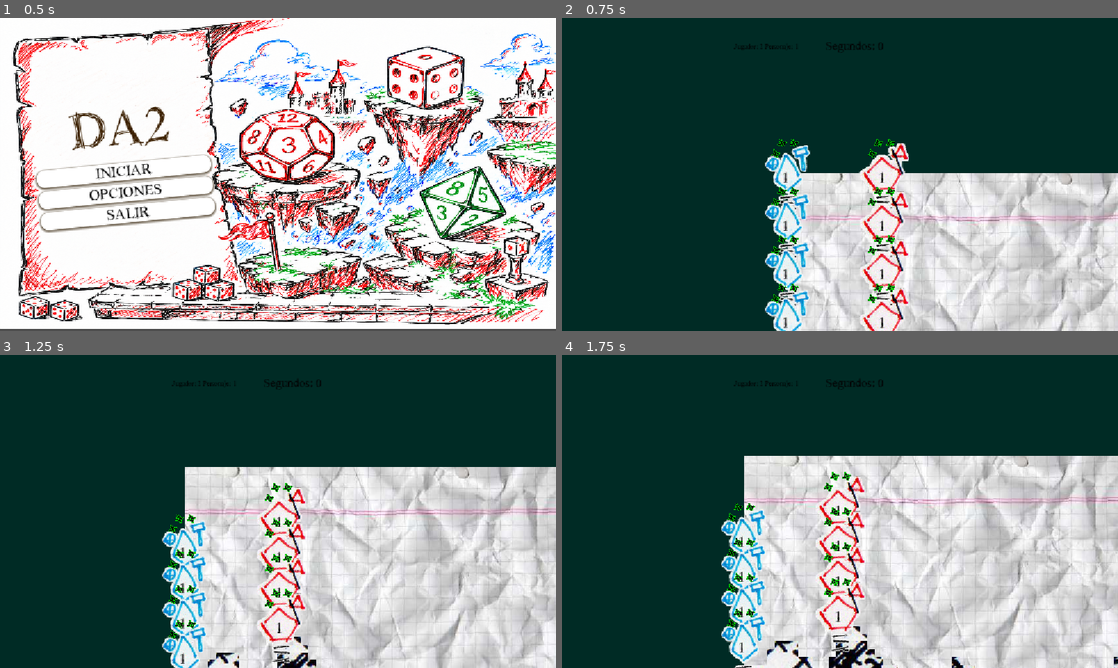
Above: before the commit, frames 1-4 (two rows, left to right).
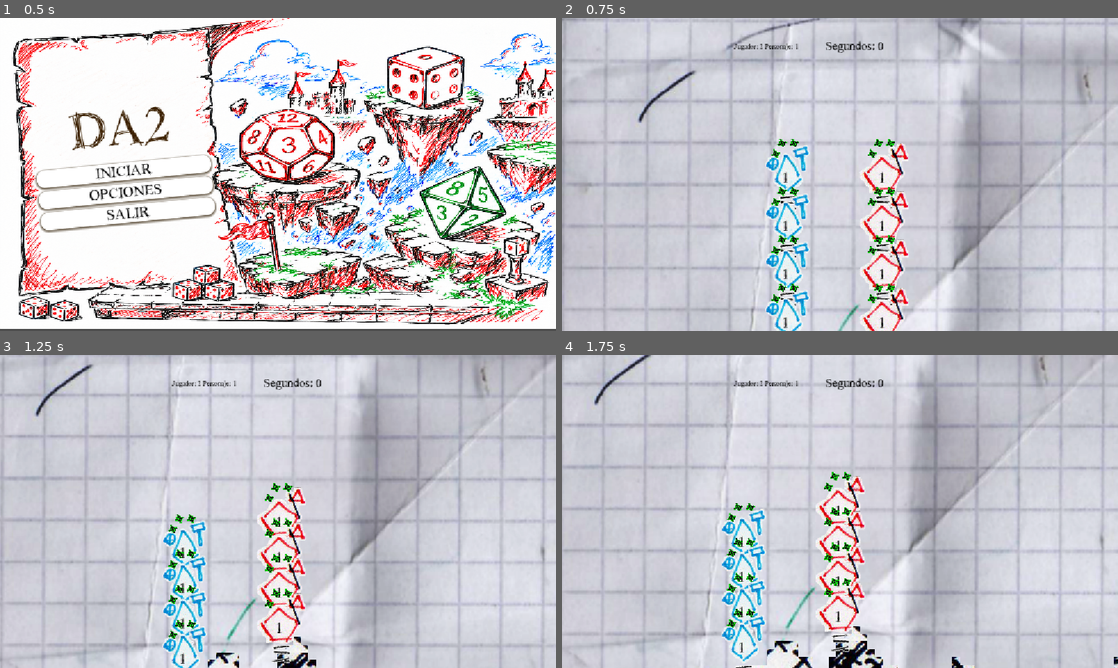
Above: after the commit, the same moments.

Repository: Pablo7776/Motores_Graficos
Game: Godot game, scene res://Escenas/menu_principal.tscn
Two runs of this game, one before a commit and one after it. Both use one fixed random seed, a clock stepped at 60 frames per second and the inputs below. The engine's default icon, where the game draws it, is replaced by a stand-in: a white triangle on a blue panel in a dark square.
Inputs (mouse positions are in pixels of both pictures, inside the frame that each line leads up to):
- Up to frame 1 (0.5 s): no input
- Up to frame 2 (0.75 s): click "INICIAR" at 0.5 s
- Up to frame 3 (1.25 s): no input
- Up to frame 4 (1.75 s): move the mouse to (962, 495) at 1.27 s; hold Right (mover_derecha) from 1.28 s (still down); click (962, 495) at 1.35 s; tap Space (saltar) at 1.52 s

Frame 1 is identical in both runs. In frame 2, 81% of the frame differs, in the area x 0-100%, y 0-100%; in frame 3, 74%; in frame 4, 72%.

Commit message:
Actualización del fondo
Se mejoró el fondo para que la cámara no se escape del fondo de hoja cuadriculada. Además se agrandó la zona de muerte.

Diff:
--- a/da-2-zafarrancho/juego/main.tscn
+++ b/da-2-zafarrancho/juego/main.tscn
@@ -1,11 +1,11 @@
 [gd_scene format=3 uid="uid://31btwctqt2r4"]
 
 [ext_resource type="Script" uid="uid://bd8vekjx3u65n" path="res://juego/main.gd" id="1_itpfl"]
-[ext_resource type="Texture2D" uid="uid://d258sok61mg5i" path="res://Recursos/Assets_Visuales/Escenarios/Fondos/Cuadriculada.jpg" id="2_66ooa"]
+[ext_resource type="Texture2D" uid="uid://bjn1ktafjde2k" path="res://Recursos/Assets_Visuales/Escenarios/Fondos/fondo_hoja02.png" id="3_eu0op"]
 [ext_resource type="PackedScene" uid="uid://j8j8ha7vxusj" path="res://Escenas/gestor_de_turnos_v_2.tscn" id="4_y0801"]
 [ext_resource type="PackedScene" uid="uid://bl4kaog8ass5y" path="res://Escenas/Interfaz/hud.tscn" id="5_47xpy"]
 [ext_resource type="PackedScene" uid="uid://cg8jxm2kr2c8m" path="res://Escenas/tile_map_layer.tscn" id="7_d2hqu"]
-[ext_resource type="Script" path="res://juego/camera_2d.gd" id="7_y0801"]
+[ext_resource type="Script" uid="uid://cnbforull2oip" path="res://juego/camera_2d.gd" id="7_y0801"]
 [ext_resource type="FontFile" uid="uid://cla3yyxnq4amh" path="res://Recursos/Tipografias/!SketchyTimes-b.ttf" id="8_d2hqu"]
 [ext_resource type="PackedScene" uid="uid://c3usr1i5yijrq" path="res://modulos/componentes/ZonaDeMuerte.tscn" id="8_t4pft"]
 [ext_resource type="PackedScene" uid="uid://llgpvb0lpvyo" path="res://modulos/componentes/SpawnerPersonajes.tscn" id="9_t4pft"]
@@ -17,9 +17,11 @@
 [node name="Fondo" parent="." unique_id=662867499 instance=ExtResource("10_eu0op")]
 
 [node name="TextureRect" type="TextureRect" parent="." unique_id=1905305635]
-offset_right = 1151.2242
-offset_bottom = 860.0
-texture = ExtResource("2_66ooa")
+offset_left = -1500.0
+offset_top = -1016.0
+offset_right = 2561.92
+offset_bottom = 1744.0
+texture = ExtResource("3_eu0op")
 
 [node name="Camera2D" type="Camera2D" parent="." unique_id=180915732]
 position_smoothing_enabled = true
--- a/da-2-zafarrancho/modulos/componentes/ZonaDeMuerte.tscn
+++ b/da-2-zafarrancho/modulos/componentes/ZonaDeMuerte.tscn
@@ -3,7 +3,7 @@
 [ext_resource type="Script" uid="uid://ca8ghsw8cv1c8" path="res://modulos/componentes/zona_de_muerte.gd" id="1_islt2"]
 
 [sub_resource type="RectangleShape2D" id="RectangleShape2D_b22af"]
-size = Vector2(1844, 20)
+size = Vector2(2588, 20)
 
 [node name="ZonaDeMuerte" type="Area2D" unique_id=1922654499]
 script = ExtResource("1_islt2")
Binary file added: da-2-zafarrancho/Recursos/Assets_Visuales/Escenarios/Fondos/fondo_hoja02.png
Not shown, added: da-2-zafarrancho/Recursos/Assets_Visuales/Escenarios/Fondos/fondo_hoja02.png.import
